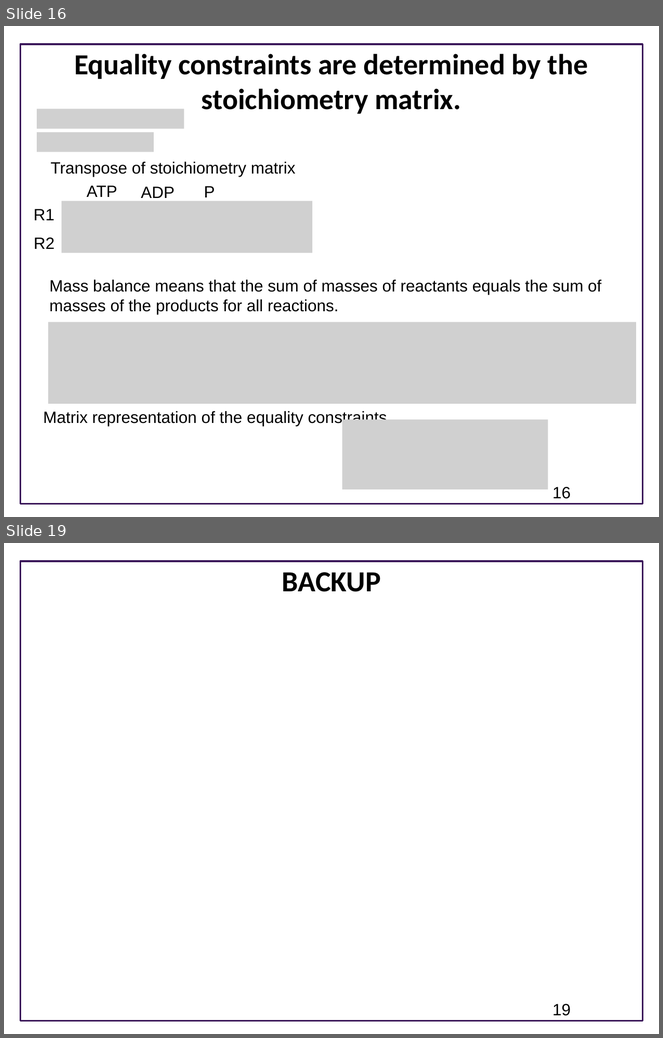
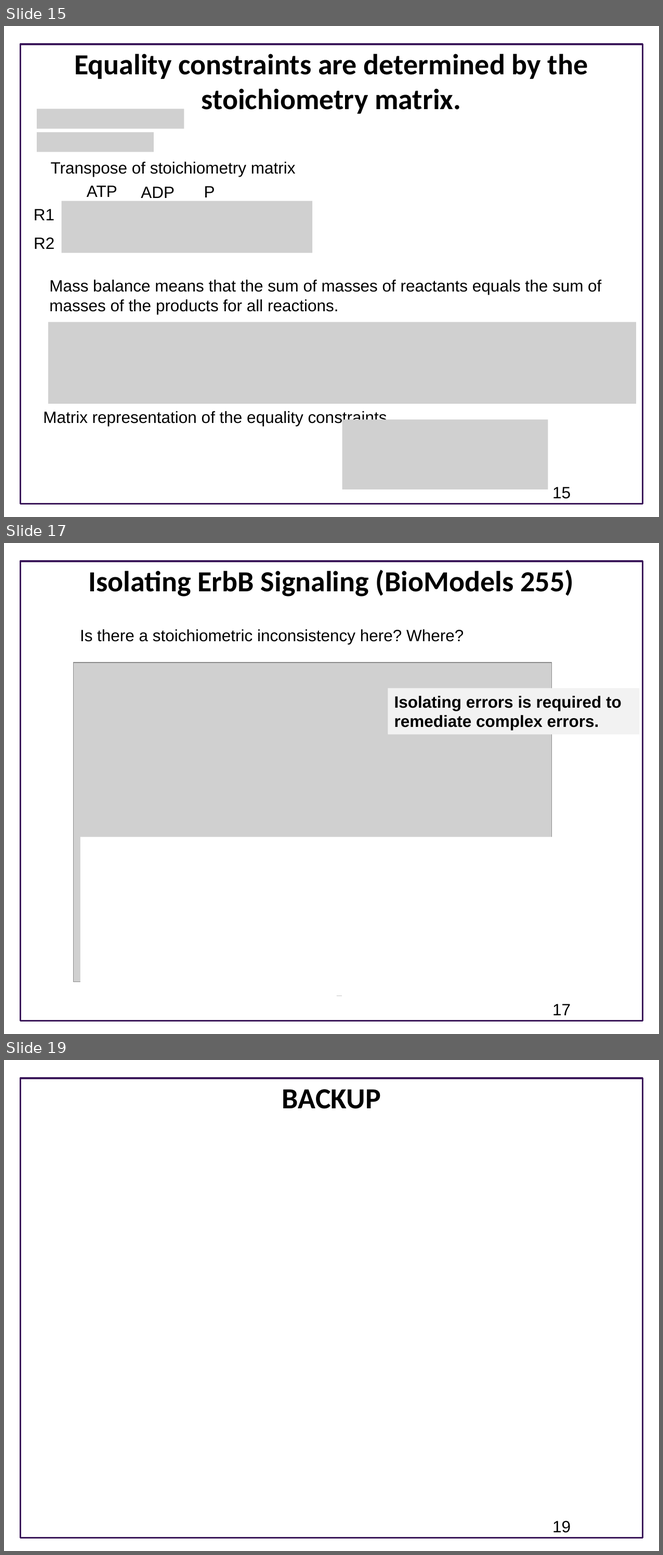
Before and after one commit to ModelEngineering/advancing-biomedical-models, a slide deck: lecture_15/15_static_testing.pptx. Shown one above the other, each under a label of ours: slides 16 and 19 before the commit, slides 15, 17 and 19 after it; the slides between them are not shown. The pictures are 663x1038 and 663x1555 pixels, drawn with LibreOffice and Linux fonts; fonts in the diff are those of the drawing; grey boxes stand for pictures; background and template pictures are left out. Boxes give left, top, right and bottom in pixels: in the first picture for what was removed or moved away, otherwise in the second. Text is boxed around its words. In the diff, an @@ line names an element or a change of style, - is before the commit and + after.

```diff
--- a/lecture_15/15_static_testing.pptx
+++ b/lecture_15/15_static_testing.pptx
@@ slide 17 added at (x1=4, y1=543, x2=659, y2=1034), background #FFFFFF; not listed: 1 template element that a slide beside it also shows @@
@@ title added at (x1=88, y1=570, x2=574, y2=597), 32 pt, text #000000, bold @@
+Isolating ErbB Signaling (BioModels 255)
@@ text added at (x1=80, y1=629, x2=464, y2=644), 18 pt, text #000000 @@
+Is there a stoichiometric inconsistency here? Where?
@@ picture added at (x1=74, y1=663, x2=552, y2=982) @@
@@ rectangle added at (x1=388, y1=689, x2=639, y2=735), fill #F2F2F2, 18 pt, text #000000, bold @@
+Isolating errors is required to remediate complex errors.
@@ rectangle added at (x1=80, y1=837, x2=595, y2=996), fill #FFFFFF @@
@@ page number added at (x1=553, y1=1004, x2=571, y2=1016), 18 pt, text #000000 @@
+17
@@ what was slide 16 is now slide 15 @@
@@ page number at (x1=553, y1=487, x2=571, y2=499): text changed @@
-16
+15
```
Also in this commit, not shown: 5 slides changed, 2 other slides added, 2 slides removed, 1 other file.
